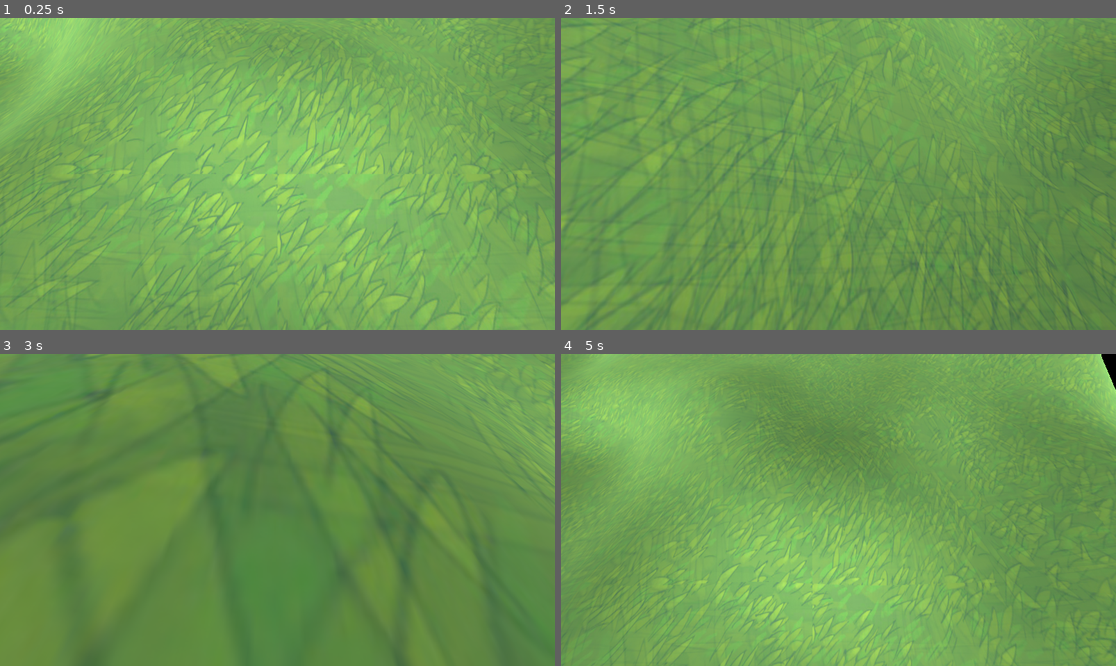
Above: before the commit, frames 1-4 (two rows, left to right).
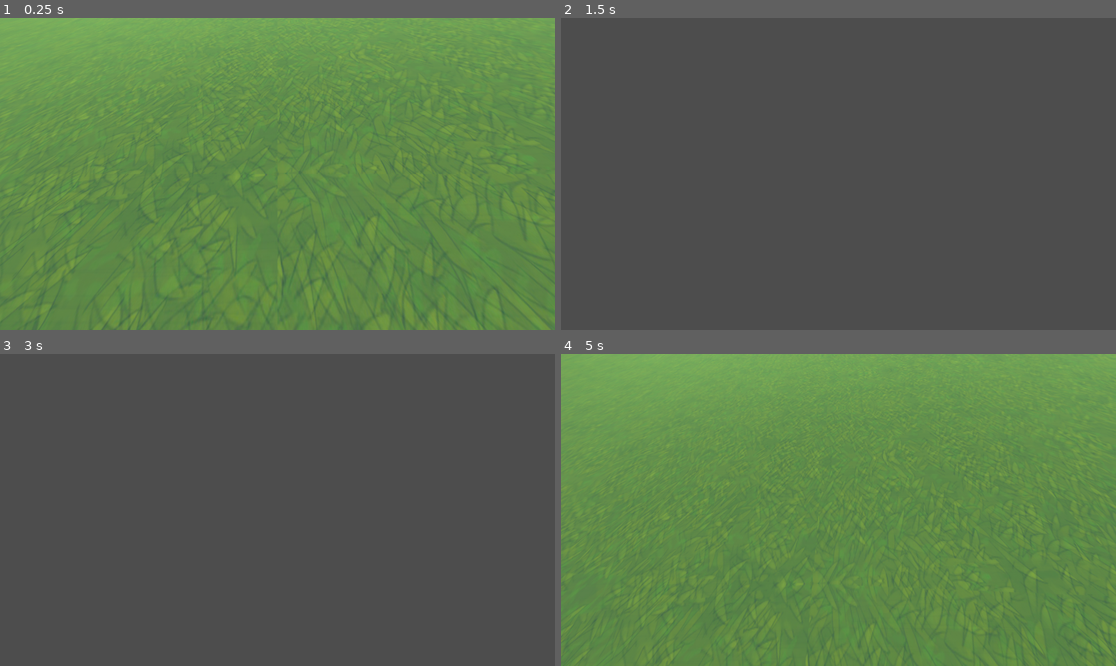
Above: after the commit, the same moments.

Repository: PixelWolf8976/TerrainGen
Game: Godot game, scene res://Scenes/main.tscn
The game is run twice, just before and just after one commit, with the same random seed, the same clock (stepped at 60 frames per second) and the same inputs.
Inputs:
- Up to frame 1 (0.25 s): no input
- Up to frame 2 (1.5 s): tap Enter at 0.5 s; hold D (Right) 0.53-1.28 s; tap E (Spawn Ball, bound only after the commit) at 0.6 s; hold S (Backward) from 1.28 s (still down); tap Down (Look Down) at 1.35 s
- Up to frame 3 (3 s): tap E (Spawn Ball, bound only after the commit) at 1.55, 2.3 s; tap Space (Up) at 2 s; release S (Backward) at 2.03 s; hold D (Right) 2.03-2.78 s; tap Left (Look Left) at 2.1 s; tap Enter at 2.75 s; hold W (Forward) from 2.78 s (still down); tap Right (Look Right) at 2.85 s
- Up to frame 4 (5 s): tap E (Spawn Ball, bound only after the commit) at 3.05, 3.8, 4.35 s; release W (Forward) at 3.53 s; hold A (Left) from 3.53 s (still down); tap Up (Look Up) at 3.6 s

The runs differ from the first frame. In frame 1, 68% of the frame differs, in the area x 0-100%, y 0-100%; in frame 2, 100%; in frame 3, 100%; in frame 4, 44%.

Commit message:
added nearby collision and added ball for testing collision

Diff:
--- /dev/null
+++ b/Scenes/ball.tscn
@@ -0,0 +1,13 @@
+[gd_scene load_steps=3 format=3 uid="uid://by3387mabk3d1"]
+
+[sub_resource type="SphereShape3D" id="SphereShape3D_25osk"]
+
+[sub_resource type="SphereMesh" id="SphereMesh_d60mj"]
+
+[node name="Ball" type="RigidBody3D"]
+
+[node name="CollisionShape3D" type="CollisionShape3D" parent="."]
+shape = SubResource("SphereShape3D_25osk")
+
+[node name="MeshInstance3D" type="MeshInstance3D" parent="."]
+mesh = SubResource("SphereMesh_d60mj")
--- a/Scenes/chunk.tscn
+++ b/Scenes/chunk.tscn
@@ -8,3 +8,9 @@
 
 [node name="MeshInstance3D" type="MeshInstance3D" parent="."]
 material_override = ExtResource("2_bp61h")
+
+[node name="StaticBody3D" type="StaticBody3D" parent="."]
+transform = Transform3D(4.37114e-08, 0, 1, 0, 1, 0, 1, 0, -4.37114e-08, 0, 0, 0)
+collision_mask = 0
+
+[node name="CollisionShape3D" type="CollisionShape3D" parent="StaticBody3D"]
--- a/Scenes/freecam.tscn
+++ b/Scenes/freecam.tscn
@@ -1,6 +1,13 @@
-[gd_scene load_steps=2 format=3 uid="uid://yndxdk6tjing"]
+[gd_scene load_steps=3 format=3 uid="uid://yndxdk6tjing"]
 
 [ext_resource type="Script" uid="uid://cv45ocws6ot2q" path="res://Scripts/freecam.gd" id="1_ntxpu"]
 
+[sub_resource type="SphereShape3D" id="SphereShape3D_ntxpu"]
+
 [node name="Freecam" type="Camera3D"]
 script = ExtResource("1_ntxpu")
+
+[node name="Area3D" type="Area3D" parent="."]
+
+[node name="CollisionShape3D" type="CollisionShape3D" parent="Area3D"]
+shape = SubResource("SphereShape3D_ntxpu")
--- a/Scripts/chunk.gd
+++ b/Scripts/chunk.gd
@@ -1,27 +1,43 @@
 extends Node3D
 
 @onready var mesh := $MeshInstance3D
+@onready var col := $StaticBody3D/CollisionShape3D
 
-@export var resolution: int = 100 # Number of quads along each axis
 @export var amplitude: float = 50.0 # How much the hight noise effects height
 
 var oldRes = 0
 
 func _ready():
+	col.shape = HeightMapShape3D.new()
 	updateChunk()
 	add_to_group(str(oldRes))
 
 func updateChunk():
 	var newRes = Global.getRes((Global.player.position - position).length())
+
 	if oldRes != newRes:
+		var needsCol := false
+		if newRes <= Global.LODs.keys()[0]:
+			needsCol = true
+
 		remove_from_group(str(oldRes))
 		add_to_group(str(newRes))
-		mesh.mesh = generateChunk(newRes, Global.chunkSize)
+		mesh.mesh = generateChunk(newRes, Global.chunkSize, needsCol)
 
-func generateChunk(resolution: int, size: float) -> ArrayMesh:
+func generateChunk(resolution: int, size: float, genCol: bool) -> ArrayMesh:
+	var currentVert := 0
+
+	if genCol:
+		col.shape.map_depth = resolution + 1.0
+		col.shape.map_width = resolution + 1.0
+	else:
+		col.shape.map_depth = 0
+		col.shape.map_width = 0
+
 	var noise := FastNoiseLite.new()
 	#noise.seed = 0
 	noise.frequency = 0.005
+	noise.fractal_octaves = 1
 
 	var st := SurfaceTool.new()
 	st.begin(Mesh.PRIMITIVE_TRIANGLES)
@@ -36,6 +52,11 @@
 			var world_x = (x - (resolution / 2.0)) * step
 			var world_z = (z - (resolution / 2.0)) * step
 			var height = noise.get_noise_2d(world_x + position.x, world_z + position.z) * amplitude
+
+			if genCol:
+				col.shape.map_data[currentVert] = height
+				currentVert += 1
+
 			var vertex = Vector3(world_x, height, world_z)
 			verts[x].append(vertex)
 
--- a/Scripts/freecam.gd
+++ b/Scripts/freecam.gd
@@ -10,7 +10,7 @@
 		var sphere: MeshInstance3D = MeshInstance3D.new()
 		sphere.mesh = SphereMesh.new()
 		sphere.scale = Vector3(key, key, key)
-		add_child(sphere)
+		#add_child(sphere)
 
 func _process(delta: float) -> void:
 	var dir = Input.get_vector("Left", "Right", "Forward", "Backward")
@@ -25,3 +25,8 @@
 
 	rotation.y += Input.get_axis("Look Right", "Look Left") * lookSpeed * delta
 	rotation.x += Input.get_axis("Look Down", "Look Up") * lookSpeed * delta
+
+	if Input.is_action_just_pressed("Spawn Ball"):
+		var ball = load("res://Scenes/ball.tscn").instantiate()
+		ball.position = position
+		add_sibling(ball)
--- a/Scripts/global.gd
+++ b/Scripts/global.gd
@@ -13,13 +13,13 @@
 	500: 10 # Last one is needed to set chunks to their lowest res
 }
 
-func _process(delta: float) -> void: # Idea in area around player check what res should be
-	for i in range(delta * 500.0):
-		chunks[iterator].updateChunk()
-		#print(chunks[iterator].get_groups())
-		iterator += 1
-		if iterator >= chunks.size():
-			iterator = 0
+#func _process(delta: float) -> void: # Idea in area around player check what res should be
+	#for i in range(delta * 500.0):
+		#chunks[iterator].updateChunk()
+		##print(chunks[iterator].get_groups())
+		#iterator += 1
+		#if iterator >= chunks.size():
+			#iterator = 0
 
 func getRes(distance: float):
 	var keys := LODs.keys()
--- a/project.godot
+++ b/project.godot
@@ -75,3 +75,8 @@
 "events": [Object(InputEventKey,"resource_local_to_scene":false,"resource_name":"","device":-1,"window_id":0,"alt_press …(195 unchanged characters)…
 ]
 }
+"Spawn Ball"={
+"deadzone": 0.2,
+"events": [Object(InputEventKey,"resource_local_to_scene":false,"resource_name":"","device":-1,"window_id":0,"alt_pressed":false,"shift_pressed":false,"ctrl_pressed":false,"meta_pressed":false,"pressed":false,"keycode":0,"physical_keycode":69,"key_label":0,"unicode":101,"location":0,"echo":false,"script":null)
+]
+}
